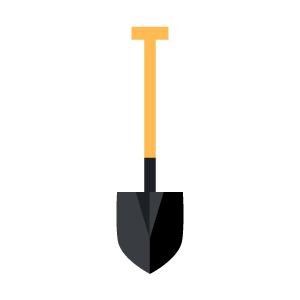
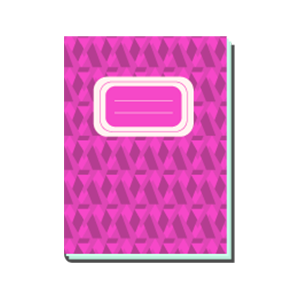
The second 300 × 300 image is a revision of the first. Changes to its layers:
hid "pala" over (116, 26, 184, 274)
showed group "cuadernos" (9 layers) over (64, 36, 235, 264)
added layer "patio 2" in group "cuadernos" over (64, 36, 235, 263)
